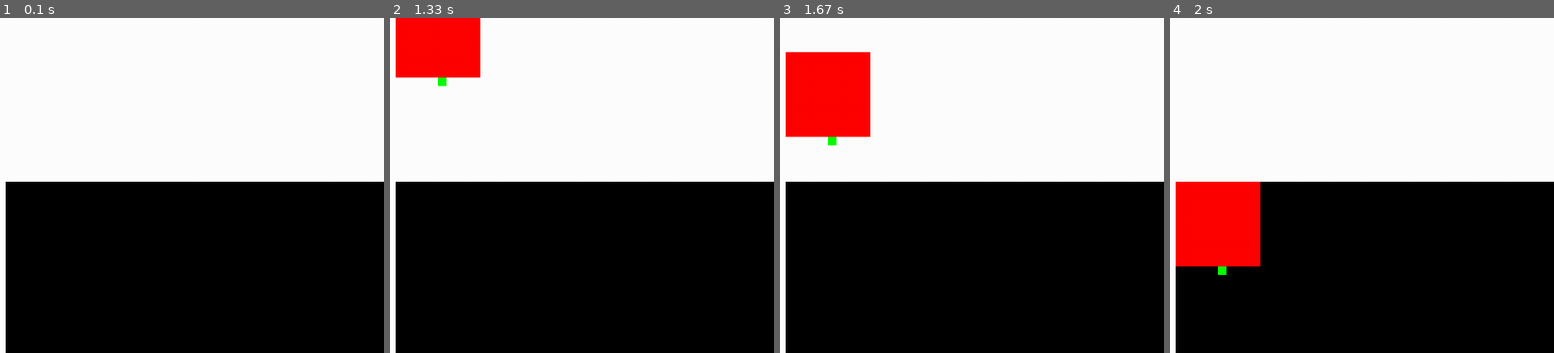
Above: before the commit, frames 1-4 (left to right).
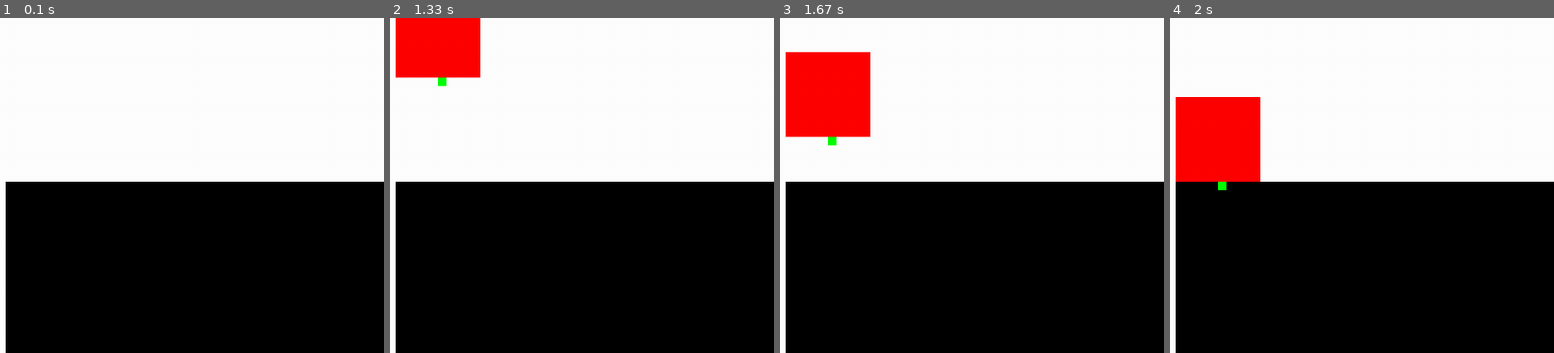
Above: after the commit, the same moments.

Repository: Ironislife98/physics
Game: pygame game, started from main.py
Same seed, same stepped clock (60 frames per second), same inputs: the game is played once before the commit and once after it.
Inputs:
- Up to frame 1 (0.1 s): no input
- Up to frame 2 (1.33 s): no input
- Up to frame 3 (1.67 s): no input
- Up to frame 4 (2 s): no input
The pictures show only the part of the screen within x 0-50%, y 25-75%; the shares and areas given below are measured in that part.

Frames 1-3 are identical in both runs. In frame 4, 11% of the frame differs, in the area x 1-24%, y 23-77%.

Commit message:
Added collide funcs

Diff:
--- a/Collision2D.py
+++ b/Collision2D.py
@@ -0,0 +1,8 @@
+from pygame.sprite import collide_rect
+import pygame
+
+def detectCollision(obj: pygame.Rect, listToCheck: list[pygame.Rect]) -> list[bool, pygame.Rect]:
+    for rect in listToCheck:
+        if pygame.sprite.collide_rect(obj, rect):
+            return True, rect
+    return False, None
--- a/main.py
+++ b/main.py
@@ -2,6 +2,7 @@
 import SmallObject
 import time
 import Physics2D
+import Collision2D
 
 pygame.init()
 
@@ -26,10 +27,19 @@
     obj2.draw(win)
     obj1.draw(win)
 
+    collide = Collision2D.detectCollision(obj1, [obj2])
+    if collide[0] and obj1.jumping:
+        obj1.rect.bottom = collide[1].rect.top
+        obj1.vector.y = obj1.rect.top
+        obj1.jumping = False
+        print("colllide")
+        #obj1.vector = pygame.math.Vector2(10, 100)
+    elif not collide[0] and obj1.jumping:
+        movetowards = Physics2D.update(obj1.rb.mass, obj2.rb.mass, pygame.math.Vector2(obj1.vector.x, obj1.vector.y), obj2.vector)
+        obj1.vector.y = movetowards.y
+        #print("move down")
+    pygame.draw.rect(win, (0, 255, 0), pygame.Rect(obj1.bottom.x, obj1.bottom.y, 10, 10))
+    #print(movetowards)
 
-    pygame.draw.rect(win, (0, 255, 0), pygame.Rect(obj1.bottom.x, obj1.bottom.y, 10, 10))
-    movetowards = Physics2D.update(obj1.rb.mass, obj2.rb.mass, pygame.math.Vector2(obj1.vector.x, obj1.vector.y), obj2.vector)
-    #print(movetowards)
-    obj1.vector = movetowards
-    print(obj1.vector, obj2.vector)
+    #print(obj1.vector, obj2.vector)
     pygame.display.update()
